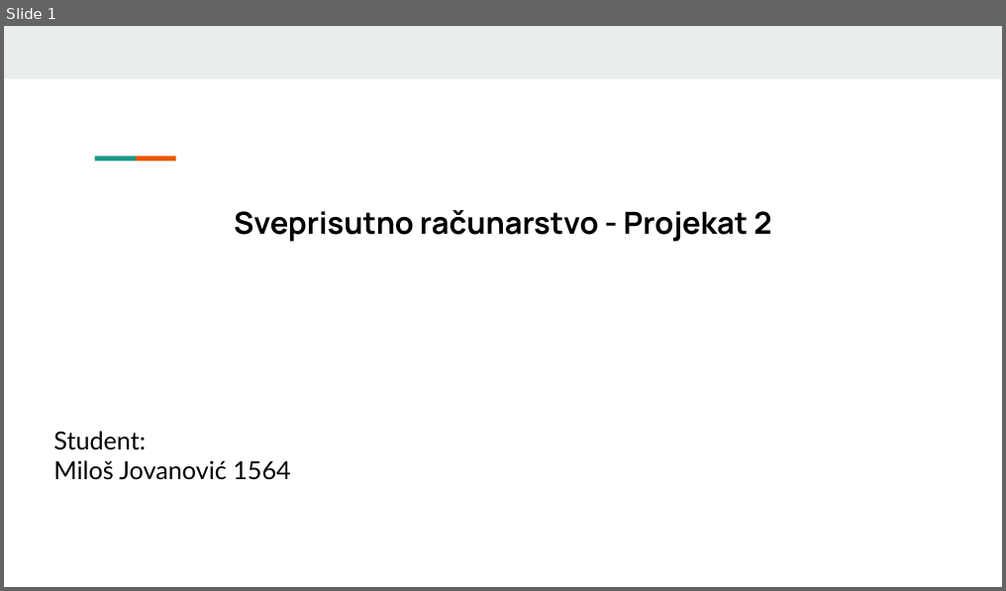
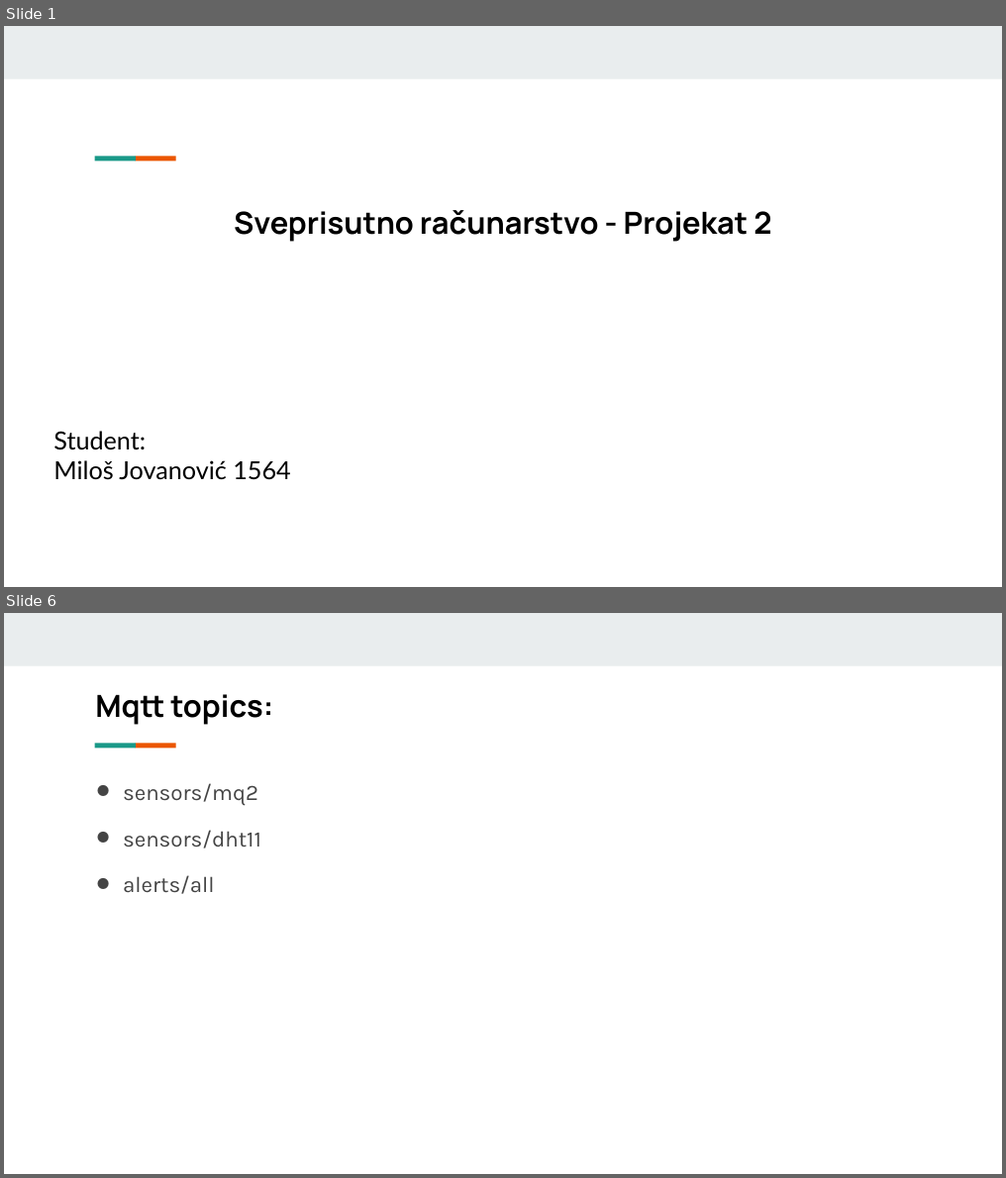
Before and after one commit to mjovanovic9999/uc, a slide deck: II/prezentacija2.odp. Shown one above the other, each under a label of ours: slide 1 before the commit, slides 1 and 6 after it; the slides between them are not shown. The pictures are 1006x591 and 1006x1178 pixels, drawn with LibreOffice and Linux fonts; fonts in the diff are those of the drawing. Boxes give left, top, right and bottom in pixels: in the first picture for what was removed or moved away, otherwise in the second. Text is boxed around its words. In the diff, an @@ line names an element or a change of style, - is before the commit and + after.

```diff
--- a/II/prezentacija2.odp
+++ b/II/prezentacija2.odp
@@ slide 6 added at (4, 613, 1002, 1174), background #FFFFFF; not listed: 3 template elements that a slide beside it also shows @@
@@ title added at (95, 694, 273, 725), 22 pt, text #000000, bold @@
+Mqtt topics:
@@ text added at (123, 783, 261, 894), 16 pt, text #444444 @@
+ sensors/mq2
+ sensors/dht11
+ alerts/all
```
Also in this commit, not shown: 7 other slides added, 13 other files.
